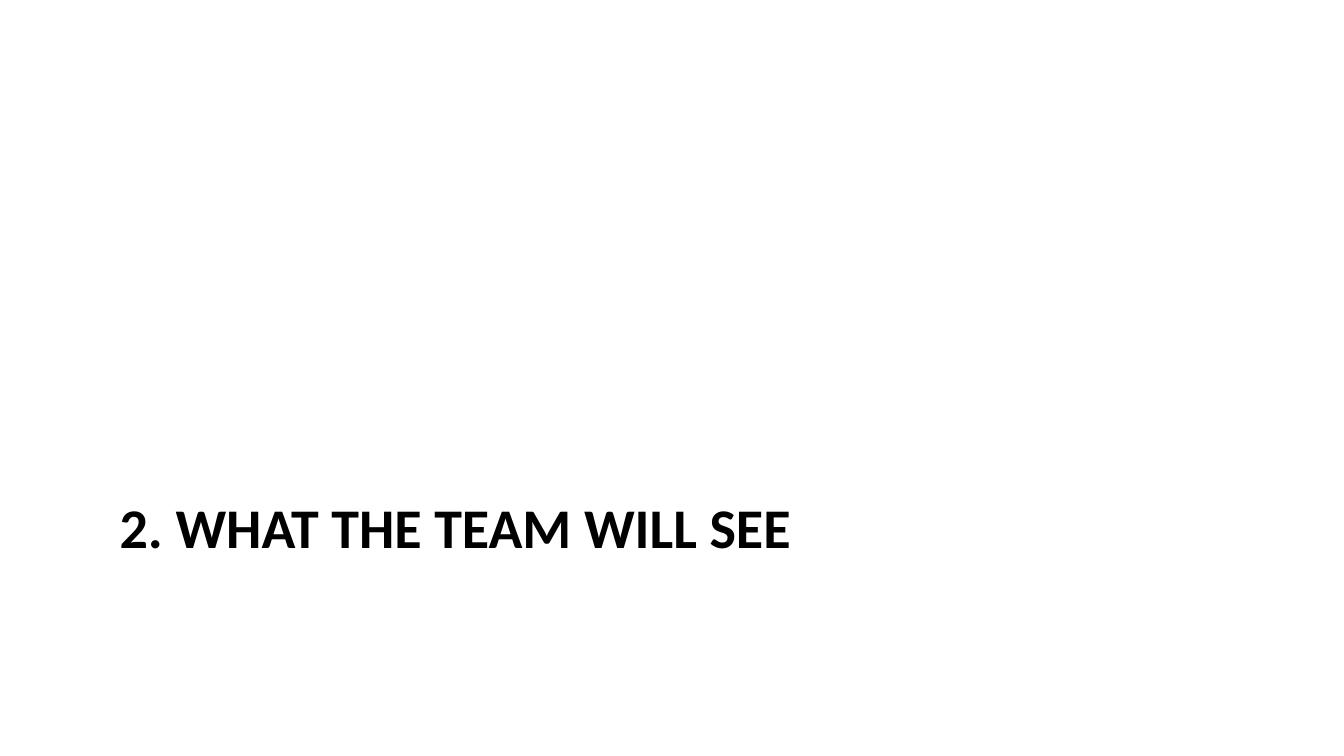
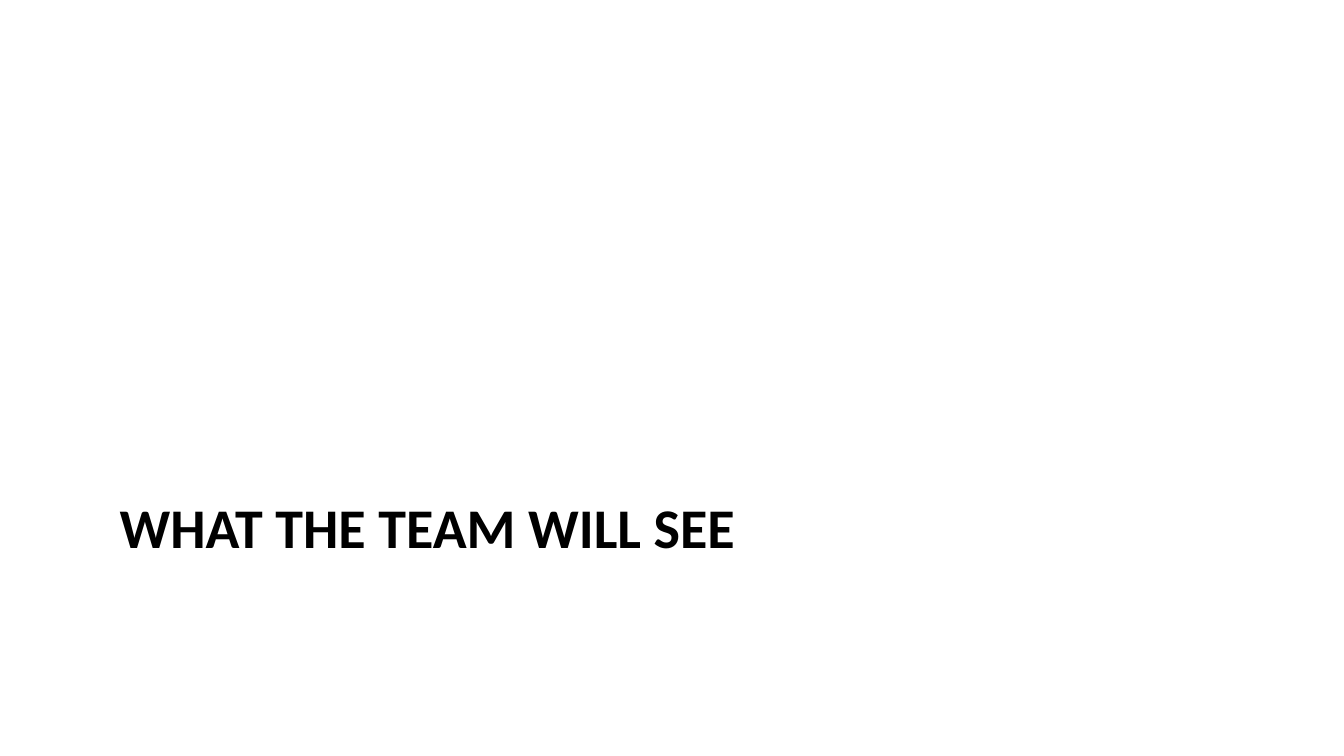
Before and after one commit to igor-kan/quarto-writing, a slide deck: slide 5 of posts/aurora_internal_ai_assistant_proposal_slides.pptx. Drawn at 1344x756 pixels with LibreOffice and Linux fonts; fonts in the diff are those of the drawing. Boxes give left, top, right and bottom in pixels: in the first picture for what was removed or moved away, otherwise in the second. Text is boxed around its words. In the diff, an @@ line names an element or a change of style, - is before the commit and + after.

```diff
--- a/posts/aurora_internal_ai_assistant_proposal_slides.pptx
+++ b/posts/aurora_internal_ai_assistant_proposal_slides.pptx
@@ title at (x1=120, y1=511, x2=735, y2=549): text changed @@
-2. WHAT THE TEAM WILL SEE
+WHAT THE TEAM WILL SEE
```
Also in this commit, not shown: 8 other slides changed, 7 other files.
